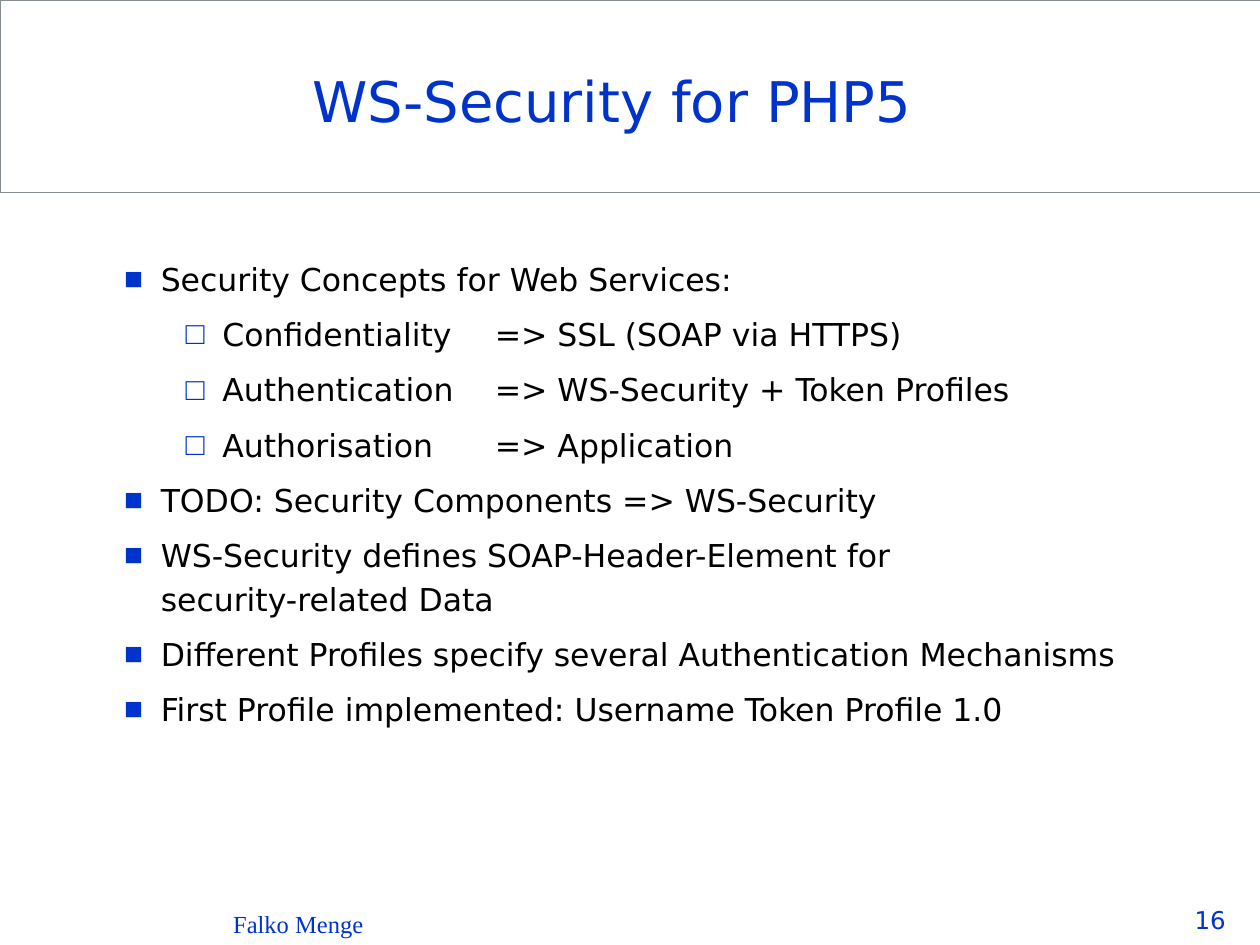
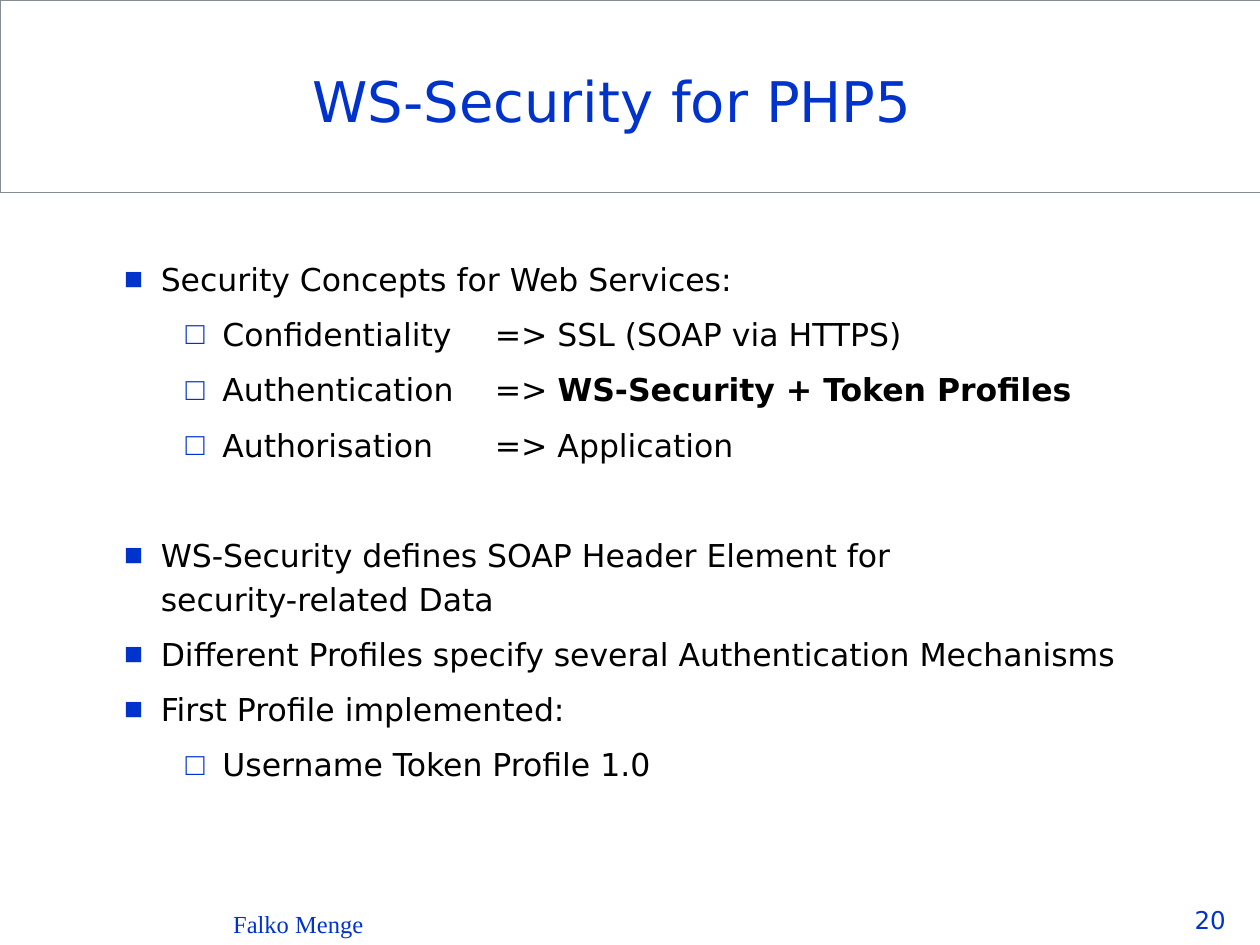
Before and after one commit to Seb35/InstantSVC, a slide deck: slide 20 of doc/presentations/InstantSVC - The PHP Web Service Builder.ppt (slide 16 before the commit). Drawn at 1260x945 pixels with LibreOffice and Linux fonts; fonts in the diff are those of the drawing; background and template pictures are left out. Boxes give left, top, right and bottom in pixels: in the first picture for what was removed or moved away, otherwise in the second. Text is boxed around its words. In the diff, an @@ line names an element or a change of style, - is before the commit and + after.

```diff
--- a/doc/presentations/InstantSVC - The PHP Web Service Builder.ppt
+++ b/doc/presentations/InstantSVC - The PHP Web Service Builder.ppt
@@ text at [222,377,1071,408]: bold on in "WS-Security + Token Profiles" @@
@@ text at [161,543,890,618]: text changed @@
-  ■ TODO: Security Components => WS-Security
-  ■ WS-Security defines SOAP-Header-Element for
-    security-related Data
+  ■ WS-Security defines SOAP Header Element for
+    security-related Data
@@ text at [161,697,650,777]: text changed @@
-  ■ First Profile implemented: Username Token Profile 1.0
+  ■ First Profile implemented:
+    □ Username Token Profile 1.0
@@ page number at [1195,910,1226,930]: text changed @@
-16
+20
```
Also in this commit, not shown: 21 other slides changed, 8 slides added.
